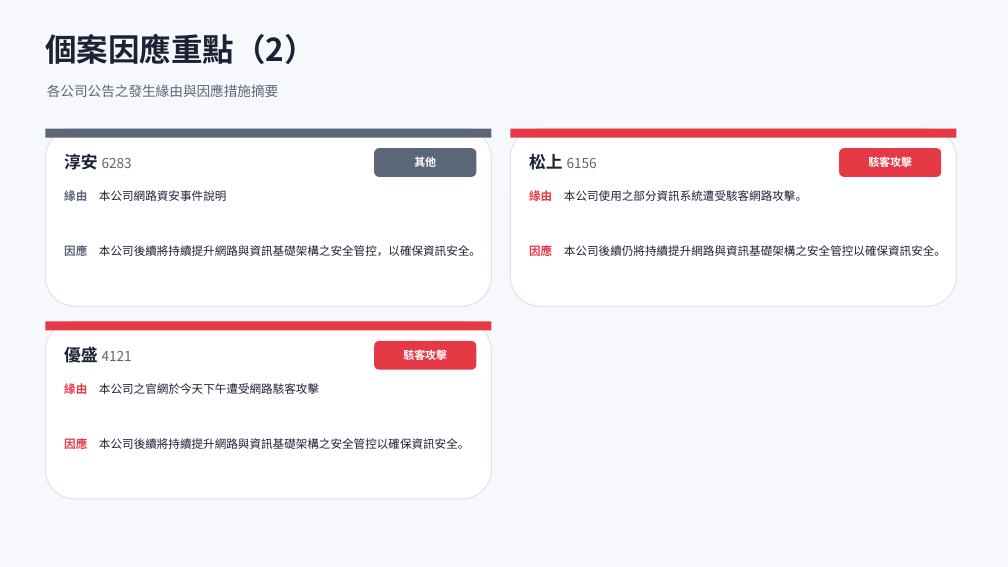
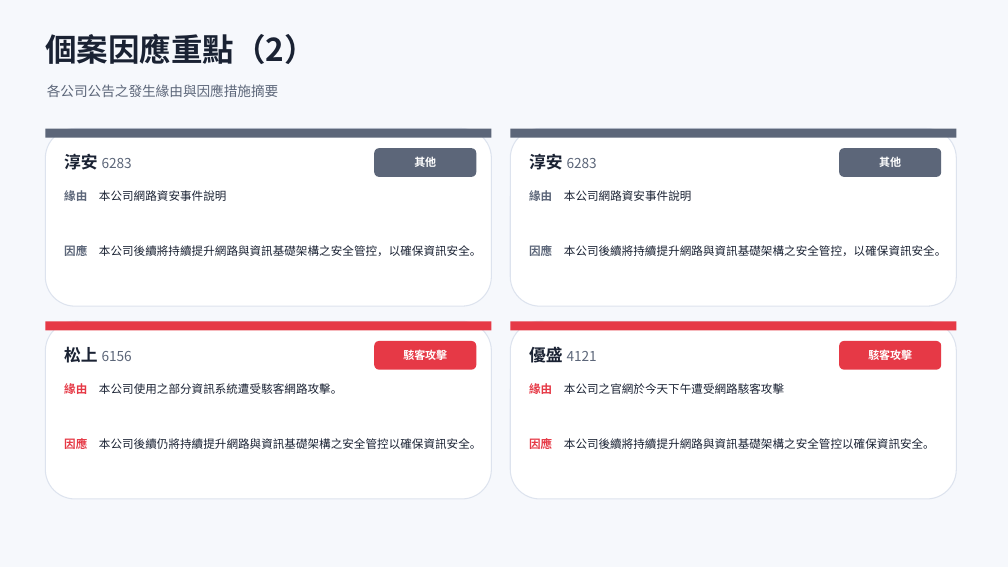
Before and after one commit to Johnnylin77/mops-isec-monitor, a slide deck: slide 7 of 資安事件因應分析.pptx. Drawn at 1008x567 pixels with LibreOffice and Linux fonts; fonts in the diff are those of the drawing. Boxes give left, top, right and bottom in pixels: in the first picture for what was removed or moved away, otherwise in the second. Text is boxed around its words. In the diff, an @@ line names an element or a change of style, - is before the commit and + after.

```diff
--- a/資安事件因應分析.pptx
+++ b/資安事件因應分析.pptx
@@ rectangle at (510, 129, 957, 138): fill #E63946 to #5C6679 @@
@@ rounded rectangle at (839, 148, 941, 177): fill #E63946 to #5C6679 @@
@@ text at (529, 153, 597, 170): text changed @@
-松上 6156
+淳安 6283
@@ text at (879, 157, 901, 167): text changed @@
-駭客攻擊
+其他
@@ text at (529, 190, 691, 201): text changed @@
-緣由 本公司使用之部分資訊系統遭受駭客網路攻擊。
+緣由 本公司網路資安事件說明
@@ text at (529, 245, 946, 256): text changed @@
-因應 本公司後續仍將持續提升網路與資訊基礎架構之安全管控以確保資訊安全。
+因應 本公司後續將持續提升網路與資訊基礎架構之安全管控，以確保資訊安全。
@@ rounded rectangle added at (510, 321, 957, 499), fill #FFFFFF, outline #DDE3EE 1 pt @@
@@ rectangle added at (510, 321, 957, 330), fill #E63946 @@
@@ text at (64, 346, 132, 363): text changed @@
-優盛 4121
+松上 6156
@@ text added at (529, 344, 597, 366), 13 pt, text #5C6679 @@
+優盛 4121
@@ rounded rectangle added at (839, 341, 941, 370), fill #E63946 @@
@@ text added at (868, 348, 912, 363), 10.5 pt, text #FFFFFF, bold @@
+駭客攻擊
@@ text at (64, 383, 342, 394): text changed @@
-緣由 本公司之官網於今天下午遭受網路駭客攻擊
+緣由 本公司使用之部分資訊系統遭受駭客網路攻擊。
@@ text added at (529, 383, 784, 394), 11 pt, text #1A2233 @@
+緣由 本公司之官網於今天下午遭受網路駭客攻擊
@@ text at (64, 436, 481, 452): text changed @@
-因應 本公司後續將持續提升網路與資訊基礎架構之安全管控以確保資訊安全。
+因應 本公司後續仍將持續提升網路與資訊基礎架構之安全管控以確保資訊安全。
@@ text added at (529, 436, 935, 452), 11 pt, text #1A2233 @@
+因應 本公司後續將持續提升網路與資訊基礎架構之安全管控以確保資訊安全。
```
Also in this commit, not shown: 5 other slides changed, 2 other files.
